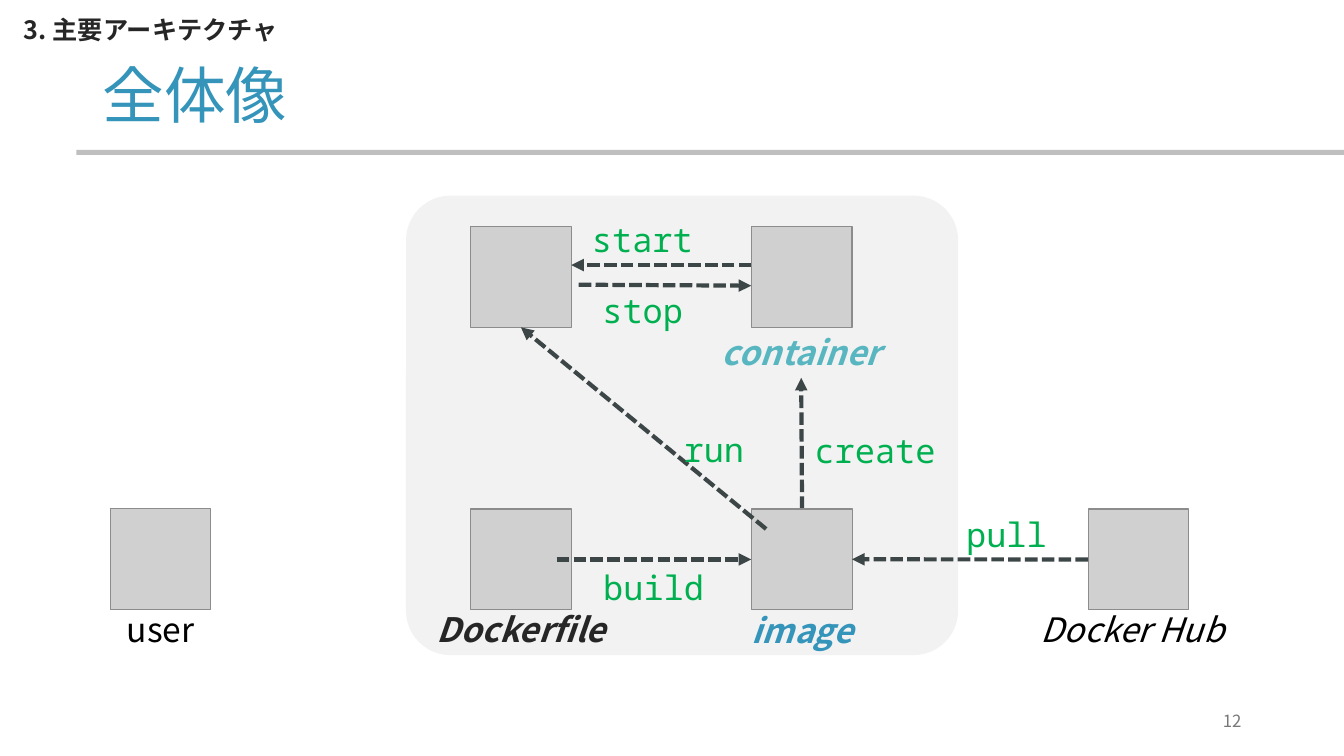
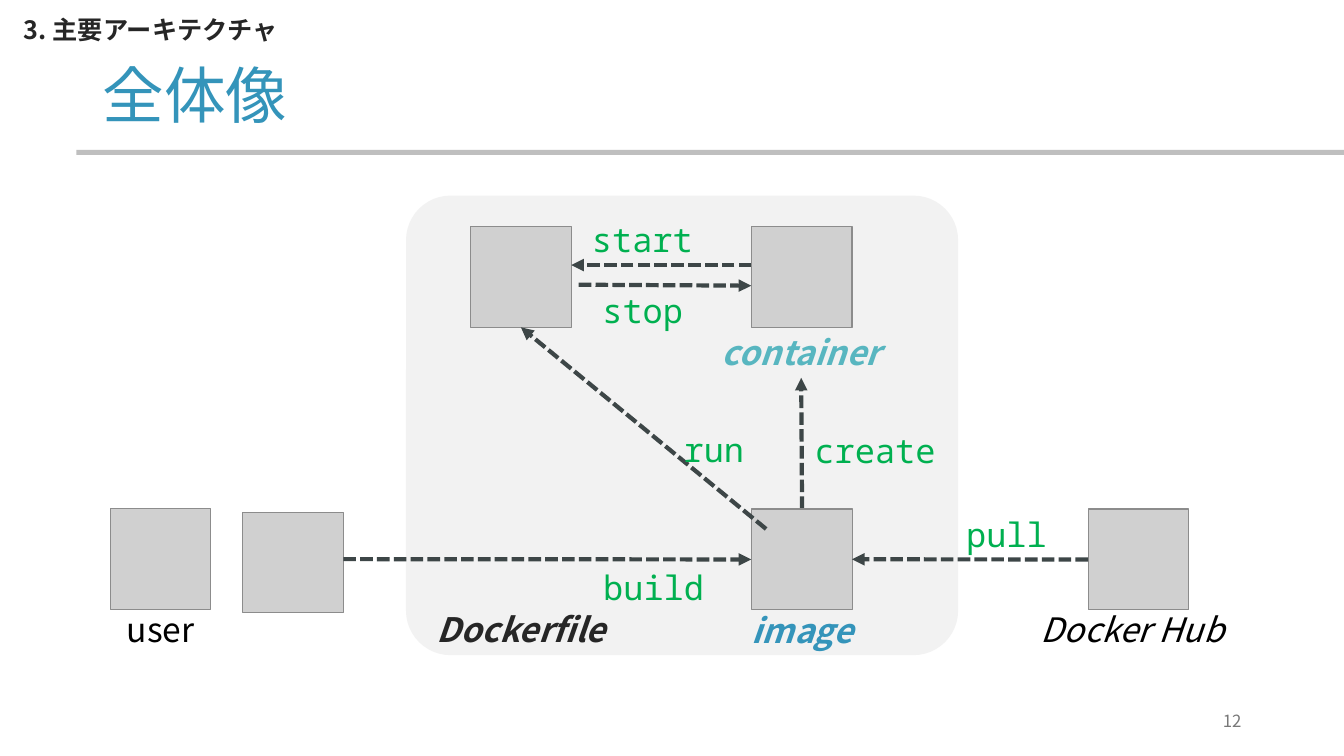
Before and after one commit to yamada-ai/java-prac, a slide deck: slide 12 of docker-container.pptx. Drawn at 1344x756 pixels with LibreOffice and Linux fonts; fonts in the diff are those of the drawing; grey boxes stand for pictures; background and template pictures are left out. Boxes give left, top, right and bottom in pixels: in the first picture for what was removed or moved away, otherwise in the second. Text is boxed around its words. In the diff, an @@ line names an element or a change of style, - is before the commit and + after.

```diff
--- a/docker-container.pptx
+++ b/docker-container.pptx
@@ picture removed at [471, 509, 572, 610] @@
@@ picture added at [243, 512, 344, 613] @@
@@ arrow moved from (557, 560) - (751, 560) to (344, 560) - (751, 560) @@
```
Also in this commit, not shown: 7 other slides changed, 2 slides added.
